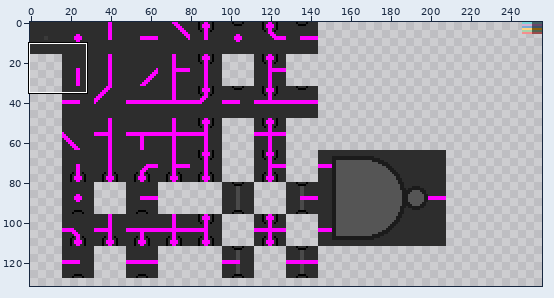
Edited in one commit: sprite sheet (src/img/tiles.png). Above: a wide view before the commit, with the close-up outlined.
Close-up. First the earlier version:
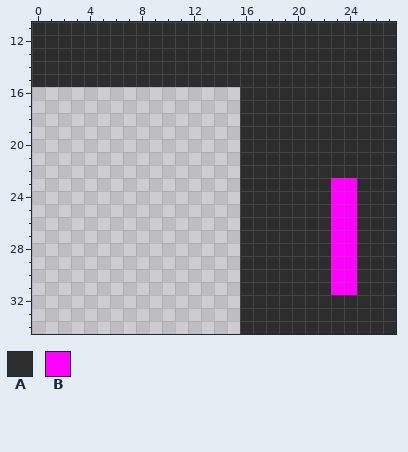
The file is 256x256 pixels. Shown: x 0..27, y 11..34. The wide view leaves out empty margins.
Palette (. is transparent): A #2d2d2d  B #ff00ff
Pixels before, first column x 0:
11 AAAAAAAAAAAAAAAAAAAAAAAAAAAA
12 AAAAAAAAAAAAAAAAAAAAAAAAAAAA
13 AAAAAAAAAAAAAAAAAAAAAAAAAAAA
14 AAAAAAAAAAAAAAAAAAAAAAAAAAAA
15 AAAAAAAAAAAAAAAAAAAAAAAAAAAA
16 ................AAAAAAAAAAAA
17 ................AAAAAAAAAAAA
18 ................AAAAAAAAAAAA
19 ................AAAAAAAAAAAA
20 ................AAAAAAAAAAAA
21 ................AAAAAAAAAAAA
22 ................AAAAAAAAAAAA
23 ................AAAAAAABBAAA
24 ................AAAAAAABBAAA
25 ................AAAAAAABBAAA
26 ................AAAAAAABBAAA
27 ................AAAAAAABBAAA
28 ................AAAAAAABBAAA
29 ................AAAAAAABBAAA
30 ................AAAAAAABBAAA
31 ................AAAAAAABBAAA
32 ................AAAAAAAAAAAA
33 ................AAAAAAAAAAAA
34 ................AAAAAAAAAAAA
New version:
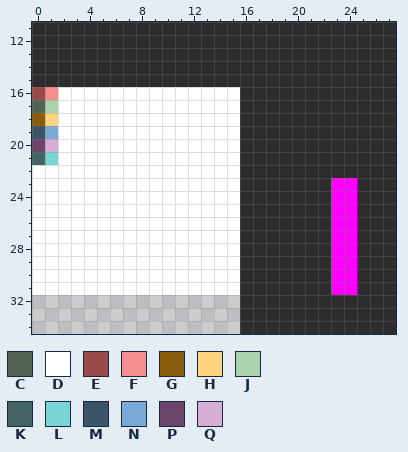
Colours new in this view: C #506451  D #ffffff  E #9b4a4a  F #f58e8e  G #885e0d  H #fed37f  J #a9d3ab  K #446364  L #79d4d5  M #3c5468  N #7aabd4  P #6b456a  Q #d6add5
From the commit log: Better calculation of the colors (less hard coding)
From old to new:
{"y":16,"x":0,"old":"................","new":"EFDDDDDDDDDDDDDD"}
{"y":17,"x":0,"old":"................","new":"CJDDDDDDDDDDDDDD"}
{"y":18,"x":0,"old":"................","new":"GHDDDDDDDDDDDDDD"}
{"y":19,"x":0,"old":"................","new":"MNDDDDDDDDDDDDDD"}
{"y":20,"x":0,"old":"................","new":"PQDDDDDDDDDDDDDD"}
{"y":21,"x":0,"old":"................","new":"KLDDDDDDDDDDDDDD"}
{"y":22,"x":0,"old":"................","new":"DDDDDDDDDDDDDDDD"}
{"y":23,"x":0,"old":"................","new":"DDDDDDDDDDDDDDDD"}
{"y":24,"x":0,"old":"................","new":"DDDDDDDDDDDDDDDD"}
{"y":25,"x":0,"old":"................","new":"DDDDDDDDDDDDDDDD"}
{"y":26,"x":0,"old":"................","new":"DDDDDDDDDDDDDDDD"}
{"y":27,"x":0,"old":"................","new":"DDDDDDDDDDDDDDDD"}
{"y":28,"x":0,"old":"................","new":"DDDDDDDDDDDDDDDD"}
{"y":29,"x":0,"old":"................","new":"DDDDDDDDDDDDDDDD"}
{"y":30,"x":0,"old":"................","new":"DDDDDDDDDDDDDDDD"}
{"y":31,"x":0,"old":"................","new":"DDDDDDDDDDDDDDDD"}
{"label":"added","picture_box":[32,87,240,295]}
